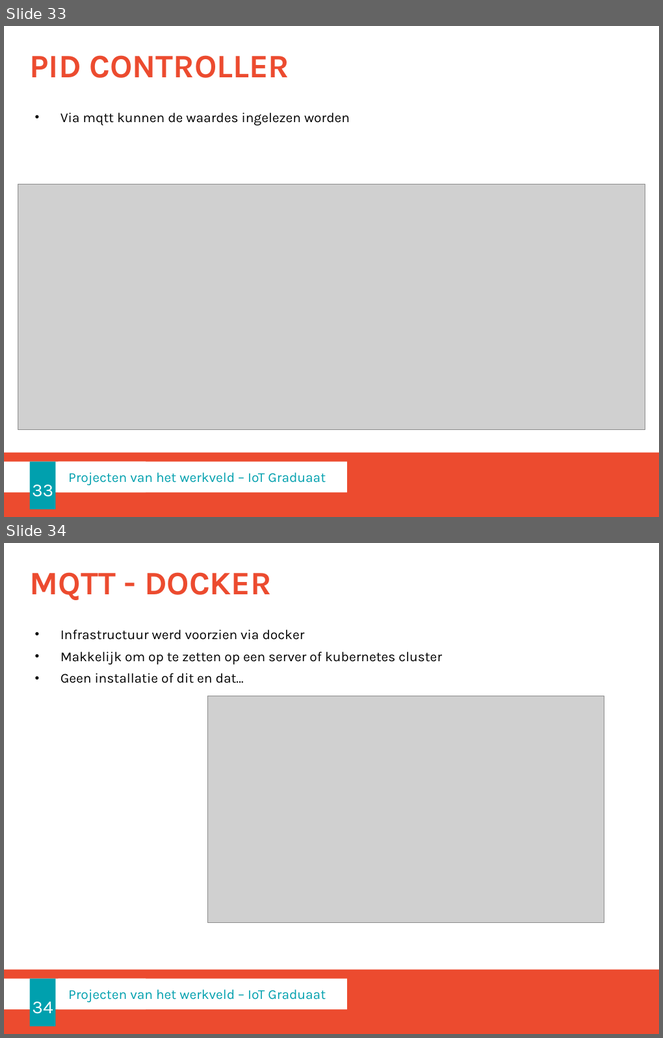
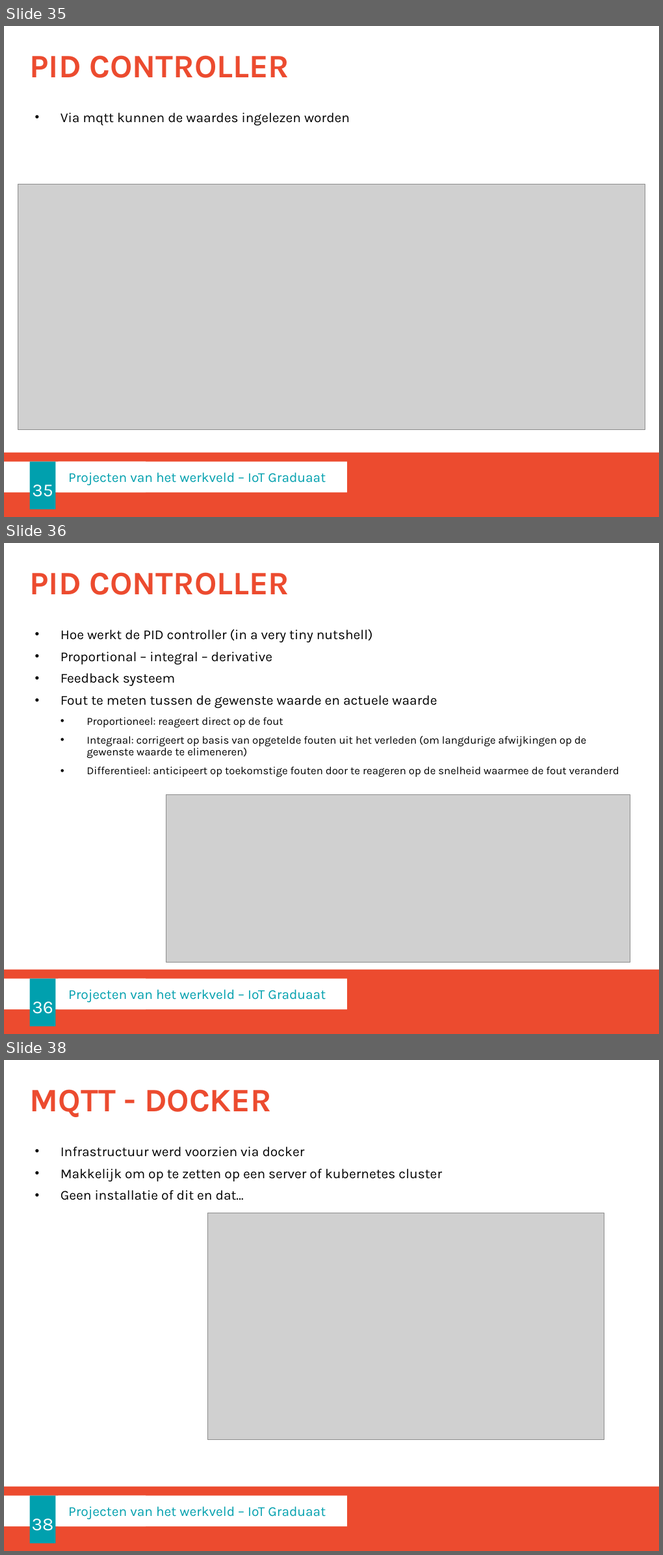
Before and after one commit to lllaurensss/project_werkveld2, a slide deck: doc/Projecten voor het werkveld 2.pptx. Shown one above the other, each under a label of ours: slides 33 and 34 before the commit, slides 35, 36 and 38 after it; the slides between them are not shown. The pictures are 663x1038 and 663x1555 pixels, drawn with LibreOffice and Linux fonts; fonts in the diff are those of the drawing; grey boxes stand for pictures; background and template pictures are left out. Boxes give left, top, right and bottom in pixels: in the first picture for what was removed or moved away, otherwise in the second. Text is boxed around its words. In the diff, an @@ line names an element or a change of style, - is before the commit and + after.

Commit message:
bug verkeerde waarde doorgegeven finalisatie powerpoint

```diff
--- a/doc/Projecten voor het werkveld 2.pptx
+++ b/doc/Projecten voor het werkveld 2.pptx
@@ slide 36 added at box(4, 543, 659, 1034), background #FFFFFF; not listed: 2 template elements that a slide beside it also shows @@
@@ title added at box(30, 572, 290, 595), 36 pt, text #EC4B2F, bold @@
+PID CONTROLLER
@@ text added at box(61, 629, 620, 777), 12 pt, text #000000 @@
+• Hoe werkt de PID controller (in a very tiny nutshell)
+• Proportional – integral – derivative
+• Feedback systeem
+• Fout te meten tussen de gewenste waarde en actuele waarde
+  • Proportioneel: reageert direct op de fout
+  • Integraal: corrigeert op basis van opgetelde fouten uit het verleden (om langdurige afwijkingen op de gewenste waarde te elimeneren)
+  • Differentieel: anticipeert op toekomstige fouten door te reageren op de snelheid waarmee de fout veranderd
@@ picture added at box(166, 795, 631, 962) @@
@@ page number added at box(29, 979, 55, 1027), fill #00A0AE, 20 pt, text #FFFFFF @@
+36
@@ rectangle added at box(59, 979, 347, 1010), fill #FFFFFF, 15 pt, text #00A0AE @@
+Projecten van het werkveld – IoT Graduaat
@@ what was slide 33 is now slide 35 @@
@@ page number at box(32, 485, 53, 497): text changed @@
-33
+35
@@ what was slide 34 is now slide 38 @@
@@ page number at box(32, 1519, 54, 1531): text changed @@
-34
+38
```
Also in this commit, not shown: 1 slide changed, 4 other slides added, 1 other file.
